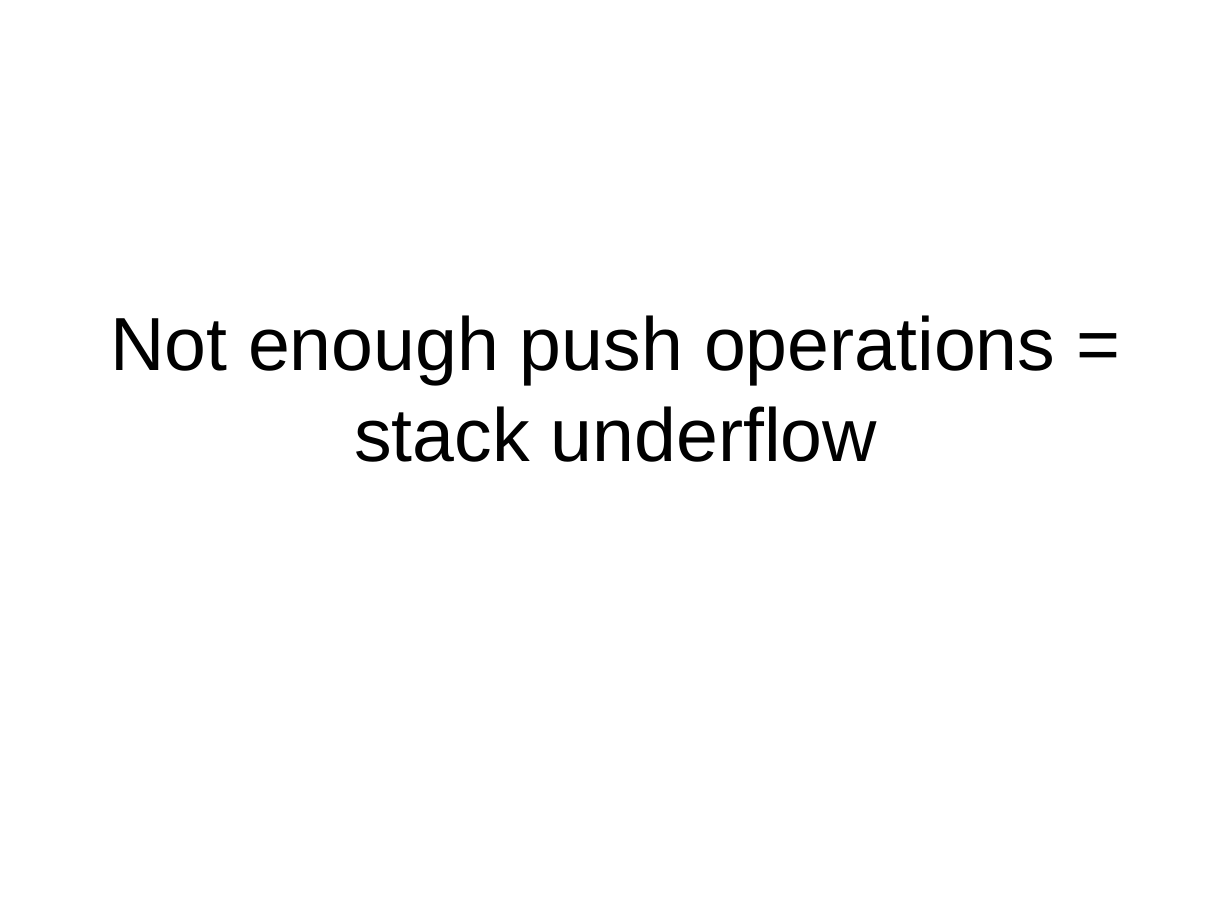
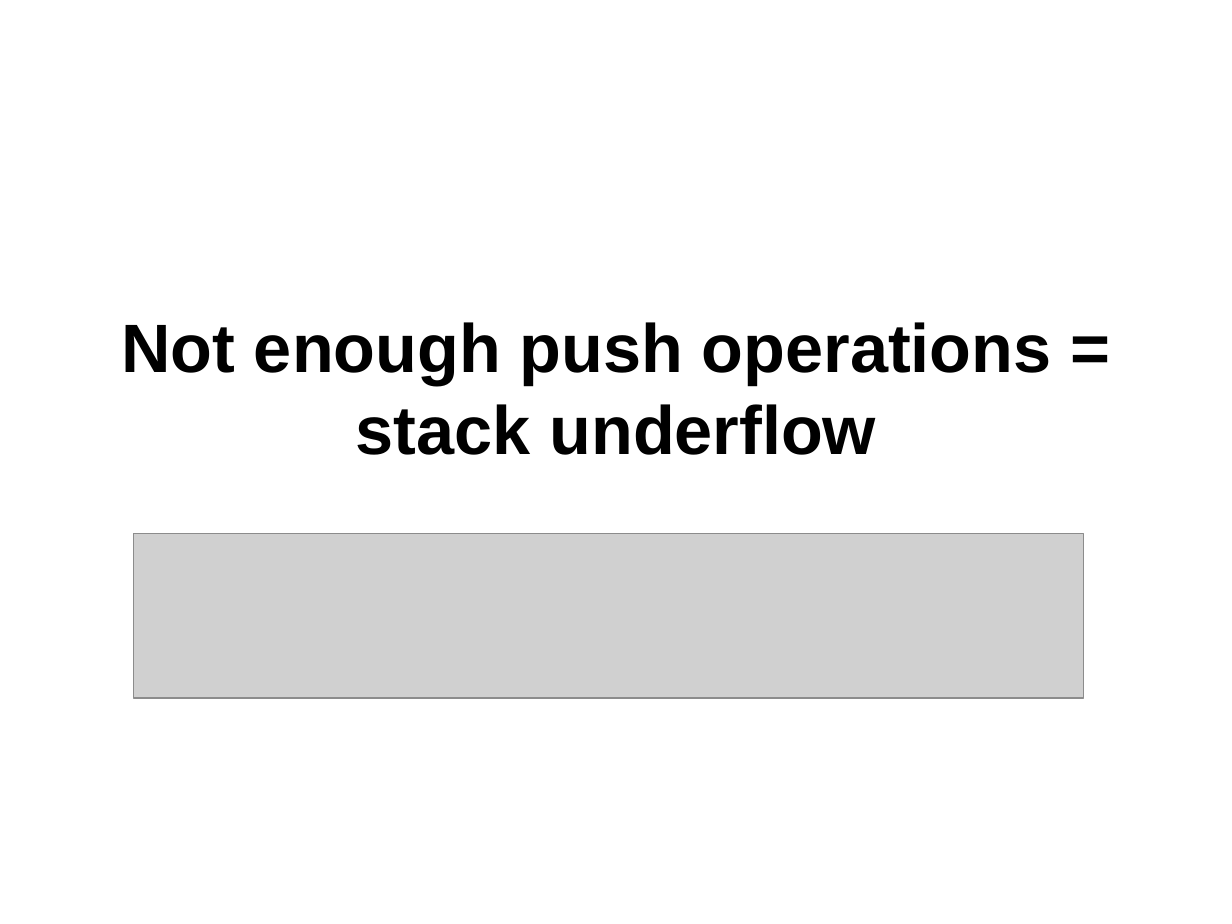
Before and after one commit to philiplaureano/ILRewritingTalk, a slide deck: slide 9 of Ten Simple Rules for Rewriting IL.ppt. Drawn at 1232x924 pixels with LibreOffice and Linux fonts; fonts in the diff are those of the drawing; grey boxes stand for pictures. Boxes give left, top, right and bottom in pixels: in the first picture for what was removed or moved away, otherwise in the second. Text is boxed around its words. In the diff, an @@ line names an element or a change of style, - is before the commit and + after.

```diff
--- a/Ten Simple Rules for Rewriting IL.ppt
+++ b/Ten Simple Rules for Rewriting IL.ppt
@@ title "Not enough push operations = ..." at (121, 322, 1051, 455): size 44 to 40 pt, bold on @@
@@ picture added at (133, 533, 1083, 697) @@
```
Also in this commit, not shown: 12 other slides changed, 2 slides added, 4 other files.
